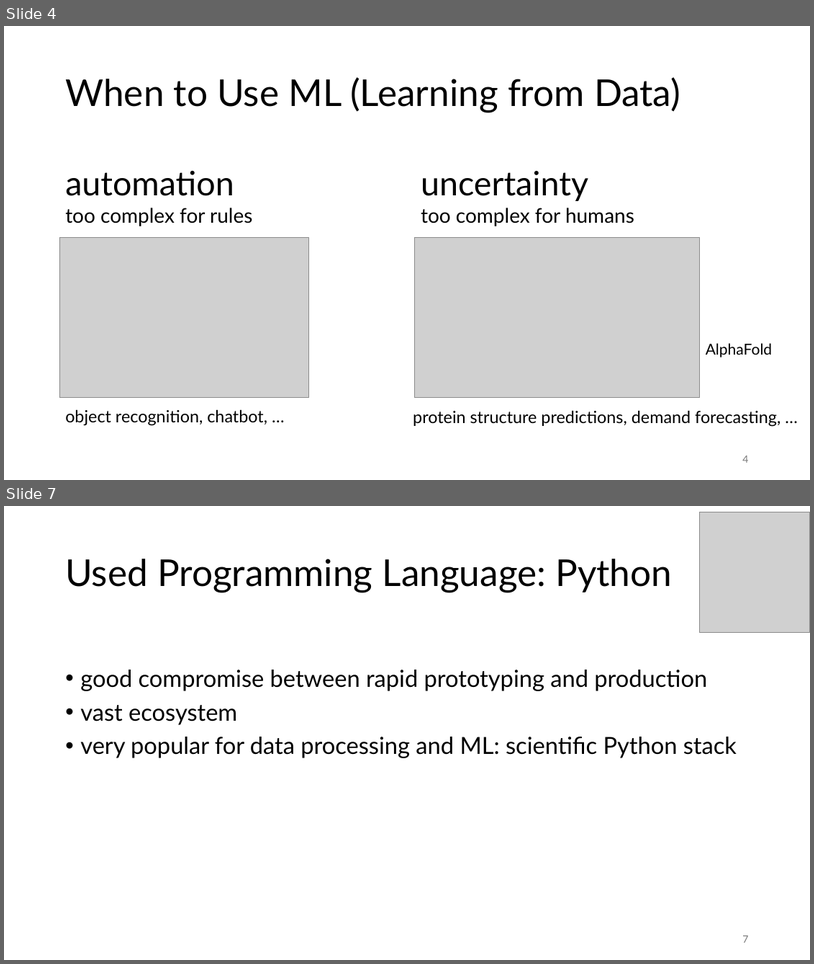
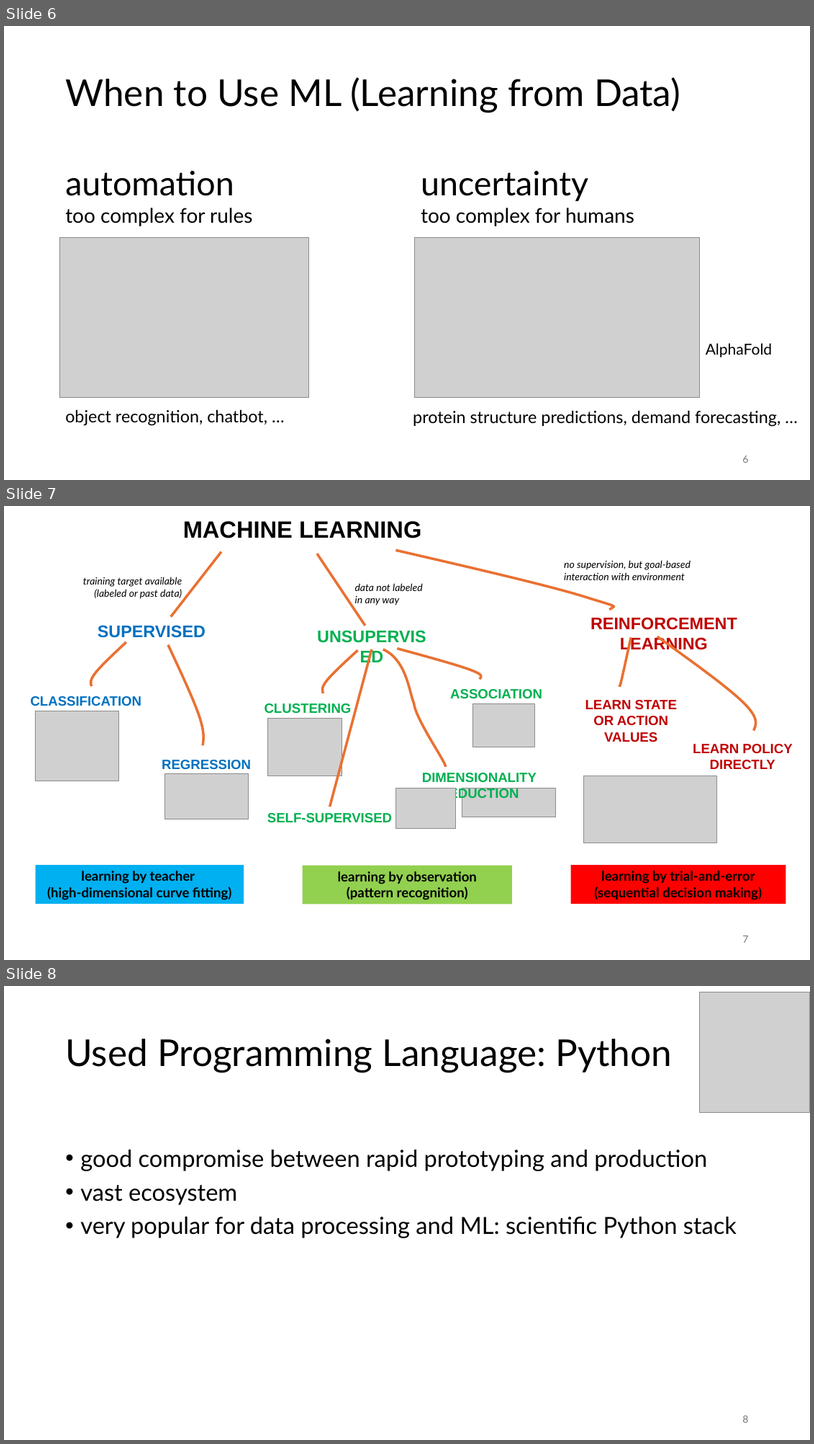
Before and after one commit to FelixWick/data_science, a slide deck: slides/0_intro.pptx. Shown one above the other, each under a label of ours: slides 4 and 7 before the commit, slides 6, 7 and 8 after it; the slides between them are not shown. The pictures are 814x964 and 814x1444 pixels, drawn with LibreOffice and Linux fonts; fonts in the diff are those of the drawing; grey boxes stand for pictures. Boxes give left, top, right and bottom in pixels: in the first picture for what was removed or moved away, otherwise in the second. Text is boxed around its words. In the diff, an @@ line names an element or a change of style, - is before the commit and + after.

```diff
--- a/slides/0_intro.pptx
+++ b/slides/0_intro.pptx
@@ slide 7 added at <box>4,506,810,960</box>, background #FFFFFF @@
@@ group added at <box>31,521,792,904</box>: 15 texts, 8 freeform shapes, 7 pictures, 3 lines, 3 rectangles @@
+MACHINE LEARNING
+SUPERVISED
+training target available (labeled or past data)
+CLASSIFICATION
+REGRESSION
+UNSUPERVISED
+data not labeled in any way
+CLUSTERING
+DIMENSIONALITY REDUCTION
+ASSOCIATION
+REINFORCEMENT LEARNING
+no supervision, but goal-based interaction with environment
+learning by trial-and-error
+(sequential decision making)
+learning by observation
+(pattern recognition)
+learning by teacher
+(high-dimensional curve fitting)
+LEARN STATE OR ACTION VALUES
+LEARN POLICY DIRECTLY
+SELF-SUPERVISED
@@ page number added at <box>743,935,748,942</box>, 12 pt, text #797979 @@
+7
@@ what was slide 4 is now slide 6 @@
@@ page number at <box>743,455,748,462</box>: text changed @@
-4
+6
@@ what was slide 7 is now slide 8 @@
@@ page number at <box>743,1415,748,1422</box>: text changed @@
-7
+8
```
Also in this commit, not shown: 3 slides changed, 1 slide removed, 1 other file.
